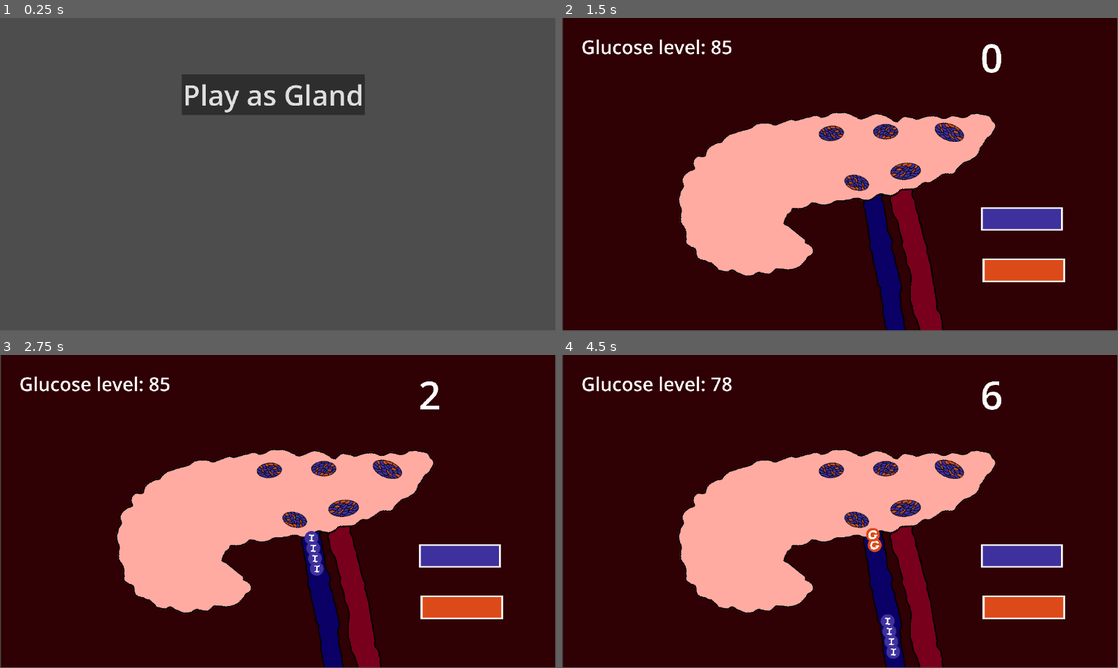
Above: before the commit, frames 1-4 (two rows, left to right).
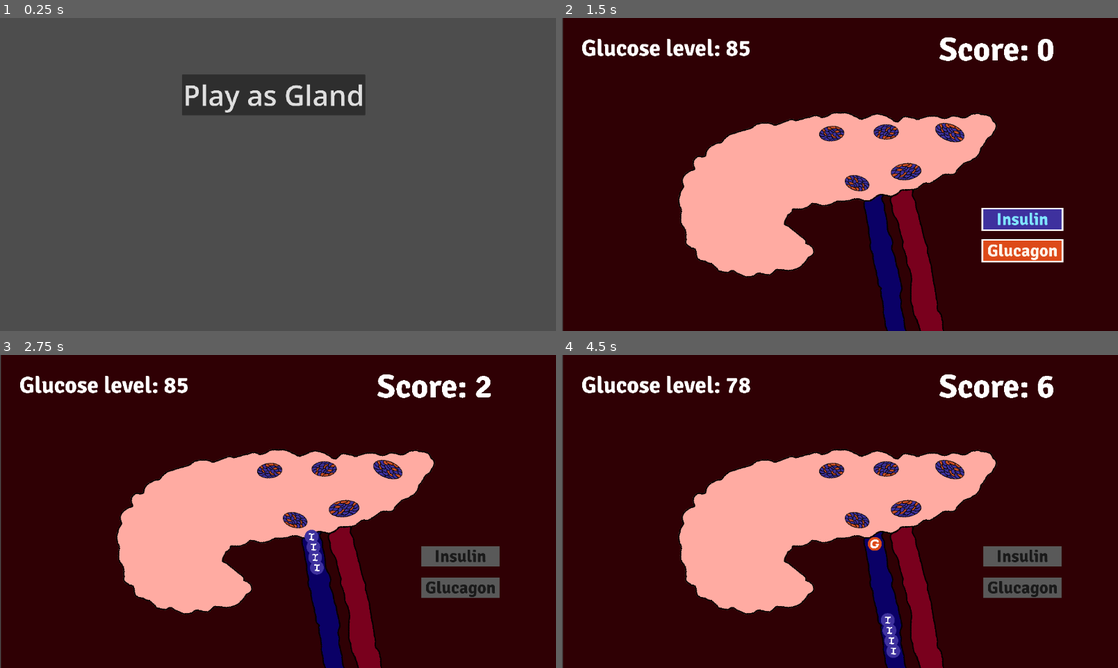
Above: after the commit, the same moments.

Repository: NileKnight1/hormonal-coordination
Game: Godot game, scene res://scenes/main_menu.tscn
The game is run twice, just before and just after one commit, with the same random seed, the same clock (stepped at 60 frames per second) and the same inputs.
Inputs (mouse positions are in pixels of both pictures, inside the frame that each line leads up to; where the layout moved, square brackets give the same spot in the first picture):
- Up to frame 1 (0.25 s): no input
- Up to frame 2 (1.5 s): click "Play as Gland" at 0.5 s; click "Pancreas" at 1.25 s
- Up to frame 3 (2.75 s): click (461, 555) at 2 s
- Up to frame 4 (4.5 s): tap Enter at 2.75 s; move the mouse to (962, 495) at 2.77 s; hold Right 2.78-3.53 s; tap Alt at 2.85 s; click (962, 495) at 2.92 s; move the mouse to (728, 527) at 3.52 s; hold Down 3.53-4.25 s; tap Shift at 3.6 s; click (1023, 586) [1023, 608] at 4.25 s
In our replay, the window is 799x449 before the commit and 800x450 after it. These sizes can differ from the game's own. Grey fills any space a smaller window leaves; there, only what the larger window draws over its background counts as a difference.

The runs differ from the first frame. In frame 1, 0.4% of the frame differs, in the area x 33-66%, y 18-31%; in frame 2, 5.7%; in frame 3, 6.4%; in frame 4, 6.5%, in the area x 0-91%, y 6-100%.

Commit message:
made a page for highest scores, change game fonts, adjusted some labels, added the new buttons for insulin and glucagon, adjusted some bugs with it (pressing texture wasn't appearing, transparent area around button was recieving mouse singal; i fixed it with bitmap)

Diff:
--- a/project.godot
+++ b/project.godot
@@ -21,6 +21,7 @@
 
 [display]
 
+window/stretch/mode="viewport"
 window/stretch/aspect="keep_width"
 
 [editor_plugins]
--- a/scenes/adrenal.tscn
+++ b/scenes/adrenal.tscn
@@ -2,6 +2,7 @@
 
 [ext_resource type="Script" uid="uid://borl85q5mlcw5" path="res://scripts/adrenal.gd" id="1_855ow"]
 [ext_resource type="Texture2D" uid="uid://bj5phtvuyvlfg" path="res://assets/201405_adrenal_medulla.png" id="1_uad51"]
+[ext_resource type="FontFile" uid="uid://dv5ck4njci6f6" path="res://assets/Signika-Bold.ttf" id="3_8apxs"]
 
 [node name="Node2D" type="Node2D" unique_id=652613790]
 script = ExtResource("1_855ow")
@@ -80,12 +81,13 @@
 
 [node name="event" type="Label" parent="Control" unique_id=693938265]
 layout_mode = 0
-offset_left = -554.0
-offset_top = 253.0
-offset_right = 530.4829
-offset_bottom = 363.0
+offset_left = -549.0
+offset_top = 240.0
+offset_right = 535.4829
+offset_bottom = 386.0
 scale = Vector2(0.4599988, 0.4599988)
-theme_override_font_sizes/font_size = 80
+theme_override_fonts/font = ExtResource("3_8apxs")
+theme_override_font_sizes/font_size = 118
 text = "Nothing right now"
 
 [node name="score" type="Label" parent="Control" unique_id=2099224922]
@@ -94,8 +96,9 @@
 offset_top = -286.0
 offset_right = 646.0
 offset_bottom = -96.0
-scale = Vector2(0.46, 0.46)
-theme_override_font_sizes/font_size = 132
+scale = Vector2(0.115, 0.115)
+theme_override_fonts/font = ExtResource("3_8apxs")
+theme_override_font_sizes/font_size = 633
 text = "Score: 0"
 
 [node name="health" type="Label" parent="Control" unique_id=1243171675]
@@ -104,9 +107,11 @@
 offset_top = -203.0
 offset_right = 705.0
 offset_bottom = -13.0
-scale = Vector2(0.46, 0.46)
-theme_override_font_sizes/font_size = 132
+scale = Vector2(0.11, 0.11)
+theme_override_fonts/font = ExtResource("3_8apxs")
+theme_override_font_sizes/font_size = 629
 text = "Health: 3"
+vertical_alignment = 1
 
 [connection signal="timeout" from="general" to="." method="_on_general_timeout"]
 [connection signal="button_down" from="Control/adrenaline" to="." method="_on_adrenaline_button_down"]
--- /dev/null
+++ b/scenes/high_scores.tscn
@@ -0,0 +1,57 @@
+[gd_scene format=3 uid="uid://5eerv40ib0xc"]
+
+[ext_resource type="Script" uid="uid://dt8twb0o6k3k0" path="res://scripts/high_scores.gd" id="1_3582i"]
+[ext_resource type="FontFile" uid="uid://dv5ck4njci6f6" path="res://assets/Signika-Bold.ttf" id="1_jirj5"]
+
+[node name="Node2D" type="Node2D" unique_id=1491689388]
+script = ExtResource("1_3582i")
+
+[node name="Camera2D" type="Camera2D" parent="." unique_id=834756649]
+
+[node name="pancreas" type="Label" parent="." unique_id=431872471]
+offset_left = -147.0
+offset_top = -226.99998
+offset_right = 2894.0
+offset_bottom = 524.0
+scale = Vector2(0.1, 0.1)
+theme_override_fonts/font = ExtResource("1_jirj5")
+theme_override_font_sizes/font_size = 609
+text = "Pancreas: 0"
+horizontal_alignment = 1
+vertical_alignment = 1
+
+[node name="thyroid" type="Label" parent="." unique_id=605239678]
+offset_left = -145.0
+offset_top = -164.0
+offset_right = 2896.0
+offset_bottom = 587.0
+scale = Vector2(0.1, 0.1)
+theme_override_fonts/font = ExtResource("1_jirj5")
+theme_override_font_sizes/font_size = 609
+text = "Thyroid: 0"
+horizontal_alignment = 1
+vertical_alignment = 1
+
+[node name="Pituitary" type="Label" parent="." unique_id=722630457]
+offset_left = -145.0
+offset_top = -35.000015
+offset_right = 2896.0
+offset_bottom = 716.0
+scale = Vector2(0.1, 0.1)
+theme_override_fonts/font = ExtResource("1_jirj5")
+theme_override_font_sizes/font_size = 609
+text = "Pituitary: 0"
+horizontal_alignment = 1
+vertical_alignment = 1
+
+[node name="Adrenal" type="Label" parent="." unique_id=484345672]
+offset_left = -145.0
+offset_top = -100.0
+offset_right = 2896.0
+offset_bottom = 651.0
+scale = Vector2(0.1, 0.1)
+theme_override_fonts/font = ExtResource("1_jirj5")
+theme_override_font_sizes/font_size = 609
+text = "Adrenal: 0"
+horizontal_alignment = 1
+vertical_alignment = 1
--- a/scenes/pancreas.tscn
+++ b/scenes/pancreas.tscn
@@ -2,10 +2,18 @@
 
 [ext_resource type="Texture2D" uid="uid://bnt7qqmfkoo10" path="res://assets/2864303.png" id="1_0pd53"]
 [ext_resource type="Script" uid="uid://w0jiuqgea12" path="res://scripts/pancreas.gd" id="1_c3nsg"]
-[ext_resource type="Texture2D" uid="uid://bhe12e7tma7ie" path="res://assets/button_insulinnn.png" id="3_l2nus"]
 [ext_resource type="Texture2D" uid="uid://c1s3xd5v8hkvv" path="res://assets/pancreas.png" id="4_1m1mg"]
-[ext_resource type="Texture2D" uid="uid://dvt2yk5mndduy" path="res://assets/button_glucagon.png" id="4_fhetk"]
 [ext_resource type="PackedScene" uid="uid://b4mej85qfn2si" path="res://scenes/insulin.tscn" id="4_h5dmg"]
+[ext_resource type="FontFile" uid="uid://dv5ck4njci6f6" path="res://assets/Signika-Bold.ttf" id="5_8dnf8"]
+[ext_resource type="Texture2D" uid="uid://bxvfaefslgfx8" path="res://assets/button_insulin_normal.png" id="5_t61am"]
+[ext_resource type="Texture2D" uid="uid://bu5wkrbs62lhd" path="res://assets/button_insulin_pressed.png" id="6_biowq"]
+[ext_resource type="Texture2D" uid="uid://d2dvj7ushscuk" path="res://assets/button_insulin_hovered.png" id="7_3ewvc"]
+[ext_resource type="Texture2D" uid="uid://unt2r4tgcbm8" path="res://assets/button_insulin_disabled.png" id="8_ukj0f"]
+[ext_resource type="Texture2D" uid="uid://bp2m41jtblarn" path="res://assets/button_glucagon_normal.png" id="9_3ewvc"]
+[ext_resource type="BitMap" uid="uid://dypt4ti64dbly" path="res://assets/bit.png" id="9_jaika"]
+[ext_resource type="Texture2D" uid="uid://drx5v5w21ja6n" path="res://assets/button_glucagon_pressed.png" id="10_jaika"]
+[ext_resource type="Texture2D" uid="uid://deqvnynxxr0a6" path="res://assets/button_glucagon_hovered.png" id="10_ukj0f"]
+[ext_resource type="Texture2D" uid="uid://c83s4qbfo2lqs" path="res://assets/button_glucagon_disabled.png" id="11_jaika"]
 
 [sub_resource type="StyleBoxFlat" id="StyleBoxFlat_c3nsg"]
 bg_color = Color(0.18576995, 0.00057644997, 0.016268224, 1)
@@ -48,13 +56,15 @@
 
 [node name="score" type="Label" parent="Node" unique_id=1648737629]
 layout_mode = 0
-offset_left = 292.0
-offset_top = -298.0
-offset_right = 736.0
-offset_bottom = -91.0
-scale = Vector2(0.54, 0.54)
-theme_override_font_sizes/font_size = 151
-text = "Score:"
+offset_left = 205.0
+offset_top = -301.0
+offset_right = 1460.0
+offset_bottom = 3.0
+scale = Vector2(0.11, 0.11)
+theme_override_fonts/font = ExtResource("5_8dnf8")
+theme_override_font_sizes/font_size = 626
+text = "Score: 1000"
+vertical_alignment = 1
 
 [node name="status" type="Label" parent="Node" unique_id=1936103788]
 layout_mode = 0
@@ -73,18 +83,26 @@
 offset_bottom = 229.0
 scale = Vector2(0.505, 0.505)
 mouse_default_cursor_shape = 2
-texture_normal = ExtResource("3_l2nus")
+texture_normal = ExtResource("5_t61am")
+texture_pressed = ExtResource("6_biowq")
+texture_hover = ExtResource("7_3ewvc")
+texture_disabled = ExtResource("8_ukj0f")
+texture_click_mask = ExtResource("9_jaika")
 stretch_mode = 0
 
-[node name="glucagon" type="TextureButton" parent="Node" unique_id=1871348886]
+[node name="glucagon" type="TextureButton" parent="Node" unique_id=502675191]
 layout_mode = 0
-offset_left = 275.0
-offset_top = 153.0
-offset_right = 722.9166
-offset_bottom = 346.75
-scale = Vector2(0.48, 0.48)
+offset_left = 272.0
+offset_top = 112.0
+offset_right = 693.0
+offset_bottom = 294.0
+scale = Vector2(0.505, 0.505)
 mouse_default_cursor_shape = 2
-texture_normal = ExtResource("4_fhetk")
+texture_normal = ExtResource("9_3ewvc")
+texture_pressed = ExtResource("10_jaika")
+texture_hover = ExtResource("10_ukj0f")
+texture_disabled = ExtResource("11_jaika")
+texture_click_mask = ExtResource("9_jaika")
 stretch_mode = 0
 
 [node name="glucose_level" type="Label" parent="Node" unique_id=1744235648]
@@ -94,7 +112,8 @@
 offset_right = -319.0
 offset_bottom = -239.0
 scale = Vector2(0.545, 0.545)
-theme_override_font_sizes/font_size = 72
+theme_override_fonts/font = ExtResource("5_8dnf8")
+theme_override_font_sizes/font_size = 88
 text = "Glucose level: 85"
 
 [node name="Panel" type="Panel" parent="." unique_id=857130813]
@@ -109,5 +128,5 @@
 
 [connection signal="timeout" from="general" to="." method="_on_general_timeout"]
 [connection signal="timeout" from="cooldown" to="." method="_on_cooldown_timeout"]
-[connection signal="button_down" from="Node/insulin" to="." method="_on_insulin_button_down"]
-[connection signal="button_down" from="Node/glucagon" to="." method="_on_glucagon_button_down"]
+[connection signal="pressed" from="Node/insulin" to="." method="_on_insulin_button"]
+[connection signal="pressed" from="Node/glucagon" to="." method="_on_glucagon_button"]
--- a/scenes/pituitary.tscn
+++ b/scenes/pituitary.tscn
@@ -2,6 +2,7 @@
 
 [ext_resource type="Script" uid="uid://dglj6nsjqd7fy" path="res://scripts/pituitary.gd" id="1_gn2em"]
 [ext_resource type="Texture2D" uid="uid://tre3o8rwhrp" path="res://assets/image-removebg-preview.png" id="1_jhwi8"]
+[ext_resource type="FontFile" uid="uid://dv5ck4njci6f6" path="res://assets/Signika-Bold.ttf" id="3_tqf48"]
 
 [node name="Node2D" type="Node2D" unique_id=181875309]
 script = ExtResource("1_gn2em")
@@ -73,18 +74,20 @@
 offset_right = 498.0
 offset_bottom = 384.0
 scale = Vector2(0.475, 0.475)
+theme_override_fonts/font = ExtResource("3_tqf48")
 theme_override_font_sizes/font_size = 125
 text = "Player is nothing."
 
 [node name="score" type="Label" parent="Control" unique_id=171414759]
 layout_mode = 0
-offset_left = 133.00002
-offset_top = -316.00003
-offset_right = 761.86597
-offset_bottom = -70.00003
-scale = Vector2(0.485, 0.485)
-theme_override_font_sizes/font_size = 180
-text = "Score: 0 "
+offset_left = 158.0
+offset_top = -309.0
+offset_right = 2444.0
+offset_bottom = 501.0
+scale = Vector2(0.13, 0.13)
+theme_override_fonts/font = ExtResource("3_tqf48")
+theme_override_font_sizes/font_size = 657
+text = "Score: 0"
 
 [node name="health" type="Label" parent="Control" unique_id=663227270]
 layout_mode = 0
@@ -92,8 +95,9 @@
 offset_top = -294.0
 offset_right = 187.0
 offset_bottom = -48.0
-scale = Vector2(0.45, 0.45)
-theme_override_font_sizes/font_size = 172
+scale = Vector2(0.12, 0.12)
+theme_override_fonts/font = ExtResource("3_tqf48")
+theme_override_font_sizes/font_size = 684
 text = "Health: 3"
 
 [connection signal="timeout" from="timer" to="." method="_on_timer_timeout"]
--- a/scenes/thyroid.tscn
+++ b/scenes/thyroid.tscn
@@ -2,6 +2,7 @@
 
 [ext_resource type="Script" uid="uid://vc1sp7e4l4kc" path="res://scripts/thyroid.gd" id="1_5o43r"]
 [ext_resource type="Texture2D" uid="uid://dwth37kpviqy4" path="res://assets/6-parathyroid-gland-scaled-e1587283480126-removebg-preview.png" id="1_n8mbt"]
+[ext_resource type="FontFile" uid="uid://dv5ck4njci6f6" path="res://assets/Signika-Bold.ttf" id="3_8jgsw"]
 
 [node name="Node2D" type="Node2D" unique_id=1121657011]
 script = ExtResource("1_5o43r")
@@ -54,6 +55,7 @@
 offset_right = 451.00006
 offset_bottom = -124.0
 scale = Vector2(0.525, 0.525)
+theme_override_fonts/font = ExtResource("3_8jgsw")
 theme_override_font_sizes/font_size = 109
 text = "Blood Ca⁺²: 9.5 mg/dL"
 
@@ -68,13 +70,15 @@
 
 [node name="score" type="Label" parent="Control" unique_id=957233200]
 layout_mode = 0
-offset_left = 305.0
-offset_top = -292.0
-offset_right = 393.0
-offset_bottom = -81.0
-scale = Vector2(0.56, 0.56)
-theme_override_font_sizes/font_size = 154
-text = "1"
+offset_left = 179.0
+offset_top = -303.99997
+offset_right = 3635.0
+offset_bottom = 631.0
+scale = Vector2(0.11, 0.11)
+theme_override_fonts/font = ExtResource("3_8jgsw")
+theme_override_font_sizes/font_size = 758
+text = "Score: 000"
+horizontal_alignment = 1
 
 [connection signal="timeout" from="general" to="." method="_on_general_timeout"]
 [connection signal="timeout" from="cooldown" to="." method="_on_timer_timeout"]
--- /dev/null
+++ b/scripts/high_scores.gd
@@ -0,0 +1,12 @@
+extends Node2D
+
+
+# Called when the node enters the scene tree for the first time.
+func _ready() -> void:
+	update()
+
+func update():
+	$pancreas.text = "Pancreas: " + str(global.scores["pancreas"])
+	$thyroid.text = "Thyroid: " + str(global.scores["thyroid"])
+	$adrenal.text = "Adrenal: " + str(global.scores["adrenal"])
+	$pituitary.text = "Pituitary: " + str(global.scores["pituitary"])
--- a/scripts/pancreas.gd
+++ b/scripts/pancreas.gd
@@ -71,7 +71,7 @@
 		else:
 			score -= 2
 
-	$Node/score.text = str(score/60)
+	$Node/score.text = "Score: " + str(score/60)
 
 func death():
 	print("You're dead")
@@ -131,7 +131,7 @@
 	if glucose_level > 300:
 		death()
 
-func _on_insulin_button_down() -> void:
+func _on_insulin_button() -> void:
 	cooldown.start()
 	b1.disabled = 1
 	b2.disabled = 1
@@ -153,7 +153,7 @@
 	glucose_change(8, -1)
 
 
-func _on_glucagon_button_down() -> void:
+func _on_glucagon_button() -> void:
 	cooldown.start()
 	b1.disabled = 1
 	b2.disabled = 1
@@ -168,8 +168,6 @@
 		await get_tree().create_timer(0.2).timeout
 
 
-
-
 	glucose_change(4, 1)
 
 
--- a/scripts/thyroid.gd
+++ b/scripts/thyroid.gd
@@ -93,7 +93,7 @@
 		else:
 			score -= 2
 
-		$Control/score.text = str(score/60)
+		$Control/score.text = "Score: " + str(score/60)
 
 func run():
 	await get_tree().create_timer(3).timeout
Binary file added: assets/Signika-Bold.ttf
Not shown, added: assets/Signika-Bold.ttf.import
Binary file added: assets/Signika-VariableFont_GRAD,wght.ttf
Not shown, added: assets/Signika-VariableFont_GRAD,wght.ttf.import
Binary file added: assets/bit.png
Not shown, added: assets/bit.png.import
Binary file added: assets/button_glucagon_disabled.png
Not shown, added: assets/button_glucagon_disabled.png.import
Binary file added: assets/button_glucagon_hovered.png
Not shown, added: assets/button_glucagon_hovered.png.import
Binary file added: assets/button_glucagon_normal.png
Not shown, added: assets/button_glucagon_normal.png.import
(and 15 more such lines)
